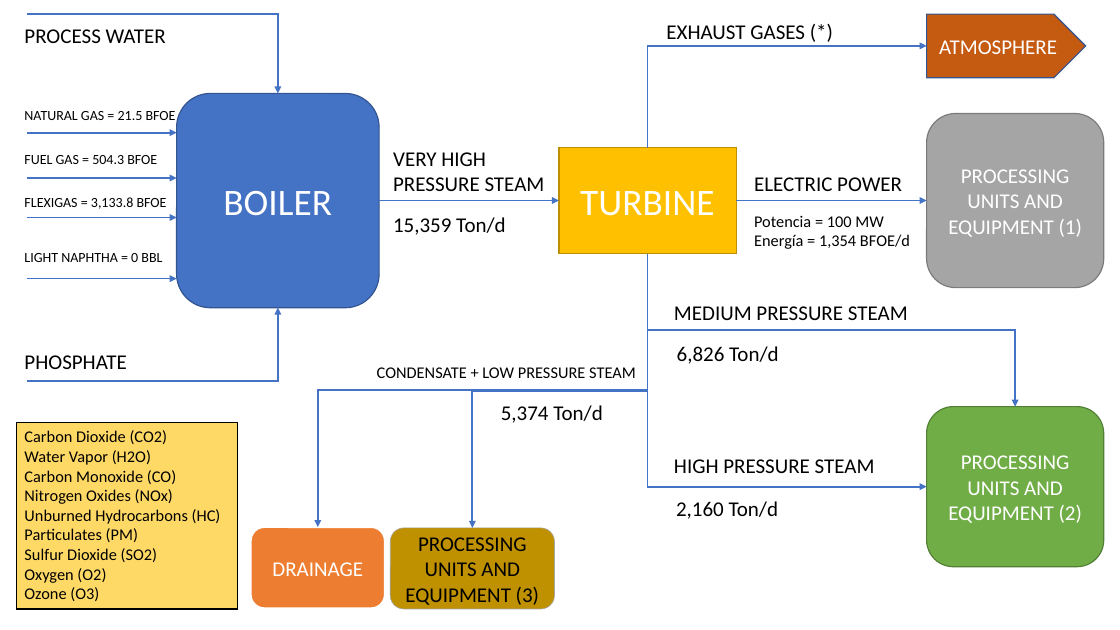
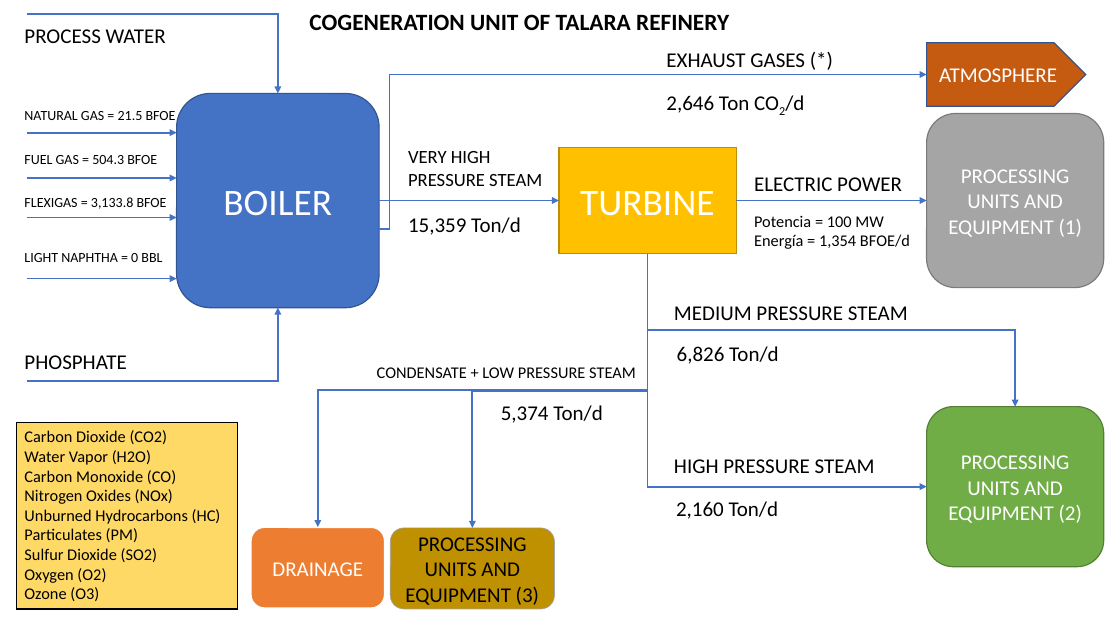
Before and after one commit to nielsmejia/Cogeneration, a slide deck: slide 3 of Niels Mejia Final Homework Presentation.pptx (slide 1 before the commit). Drawn at 1120x630 pixels with LibreOffice and Linux fonts; fonts in the diff are those of the drawing. Boxes give left, top, right and bottom in pixels: in the first picture for what was removed or moved away, otherwise in the second. Text is boxed around its words. In the diff, an @@ line names an element or a change of style, - is before the commit and + after.

```diff
--- a/Niels Mejia Final Homework Presentation.pptx
+++ b/Niels Mejia Final Homework Presentation.pptx
@@ text added at (309, 14, 729, 30), 20 pt, text #000000, bold @@
+COGENERATION UNIT OF TALARA REFINERY
@@ text "EXHAUST GASES (*)": place and size @@
-text "EXHAUST GASES (*)" at (666, 25, 805, 39)
+text "EXHAUST GASES (*)" at (666, 53, 805, 67)
@@ pentagon arrow "ATMOSPHERE": place and size @@
-pentagon arrow "ATMOSPHERE" at (927, 14, 1086, 78)
+pentagon arrow "ATMOSPHERE" at (927, 43, 1086, 107)
@@ elbow arrow moved from (648, 148) - (927, 46) to (379, 229) - (927, 75) @@
@@ text added at (666, 95, 804, 113), 18 pt, text #000000 @@
+2,646 Ton CO2/d
@@ text "VERY HIGH PRESSURE STEAM": place and size @@
-text "VERY HIGH PRESSURE STEAM" at (393, 152, 545, 191)
+text "VERY HIGH PRESSURE STEAM" at (408, 151, 542, 186)
@@ text "VERY HIGH PRESSURE STEAM" at (408, 151, 542, 186): size 18 to 16 pt @@
@@ text "15,359 Ton/d": place and size @@
-text "15,359 Ton/d" at (393, 217, 506, 235)
+text "15,359 Ton/d" at (408, 217, 521, 235)
```
Also in this commit, not shown: 1 other slide changed, 6 slides added, 3 other files.
